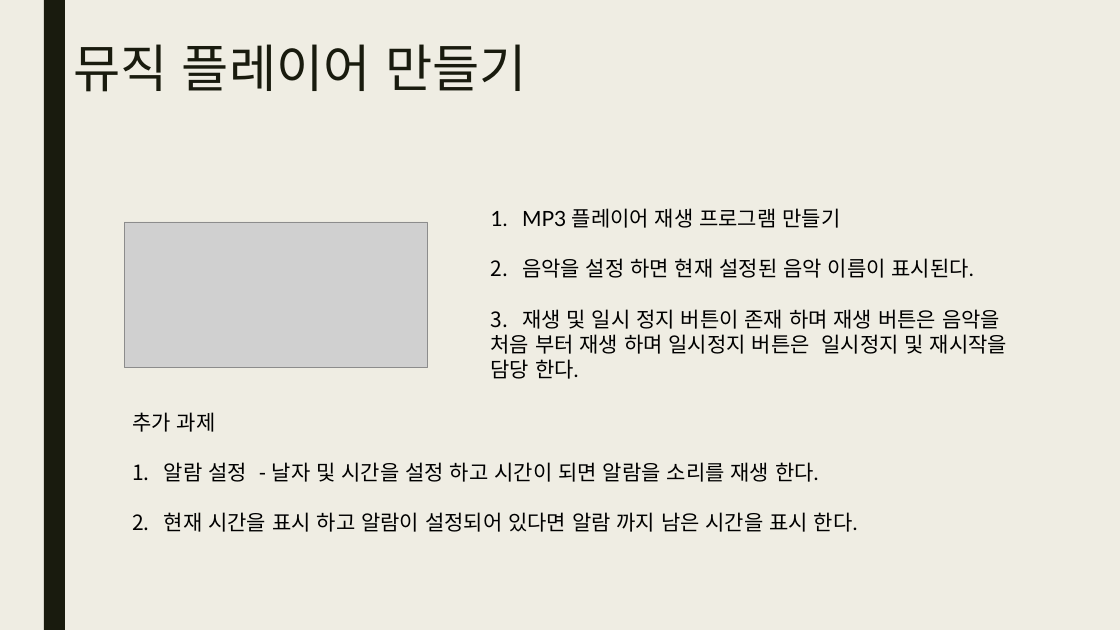
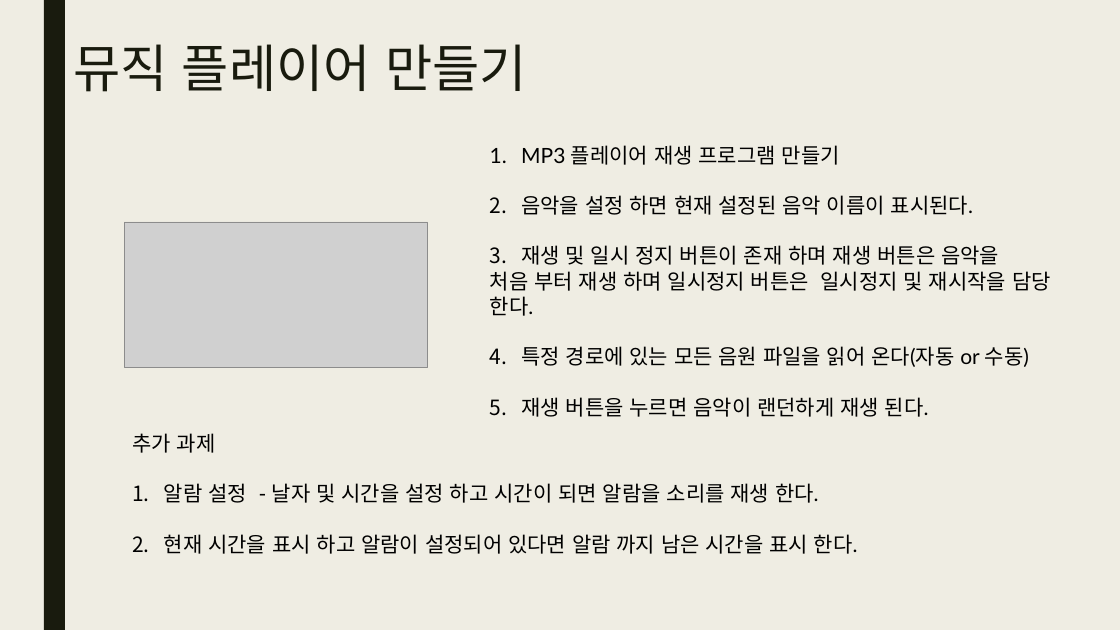
Before and after one commit to gomtings/JeoninHighSchool, a slide deck: slide 5 of 수업교제/1학기/python_calss10.pptx. Drawn at 1120x630 pixels with LibreOffice and Linux fonts; fonts in the diff are those of the drawing; grey boxes stand for pictures. Boxes give left, top, right and bottom in pixels: in the first picture for what was removed or moved away, otherwise in the second. Text is boxed around its words. In the diff, an @@ line names an element or a change of style, - is before the commit and + after.

```diff
--- a/수업교제/1학기/python_calss10.pptx
+++ b/수업교제/1학기/python_calss10.pptx
@@ text "MP3 플레이어 재생 프로그램 만들기": place and size @@
-text "MP3 플레이어 재생 프로그램 만들기" at (491,208,1007,379)
+text "MP3 플레이어 재생 프로그램 만들기" at (490,145,1051,417)
@@ text at (521,346,1029,417): paragraphs added @@
+4. 특정 경로에 있는 모든 음원 파일을 읽어 온다(자동 or 수동)
+5. 재생 버튼을 누르면 음악이 랜던하게 재생 된다.
@@ text "추가 과제": place and size @@
-text "추가 과제" at (132,412,858,532)
+text "추가 과제" at (132,433,858,554)
```
Also in this commit, not shown: 6 other files.
